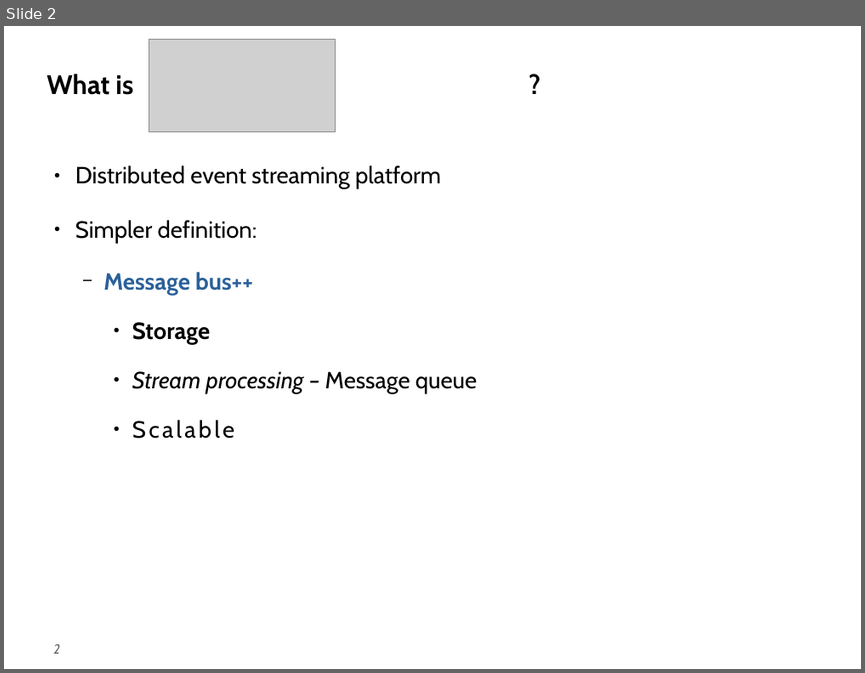
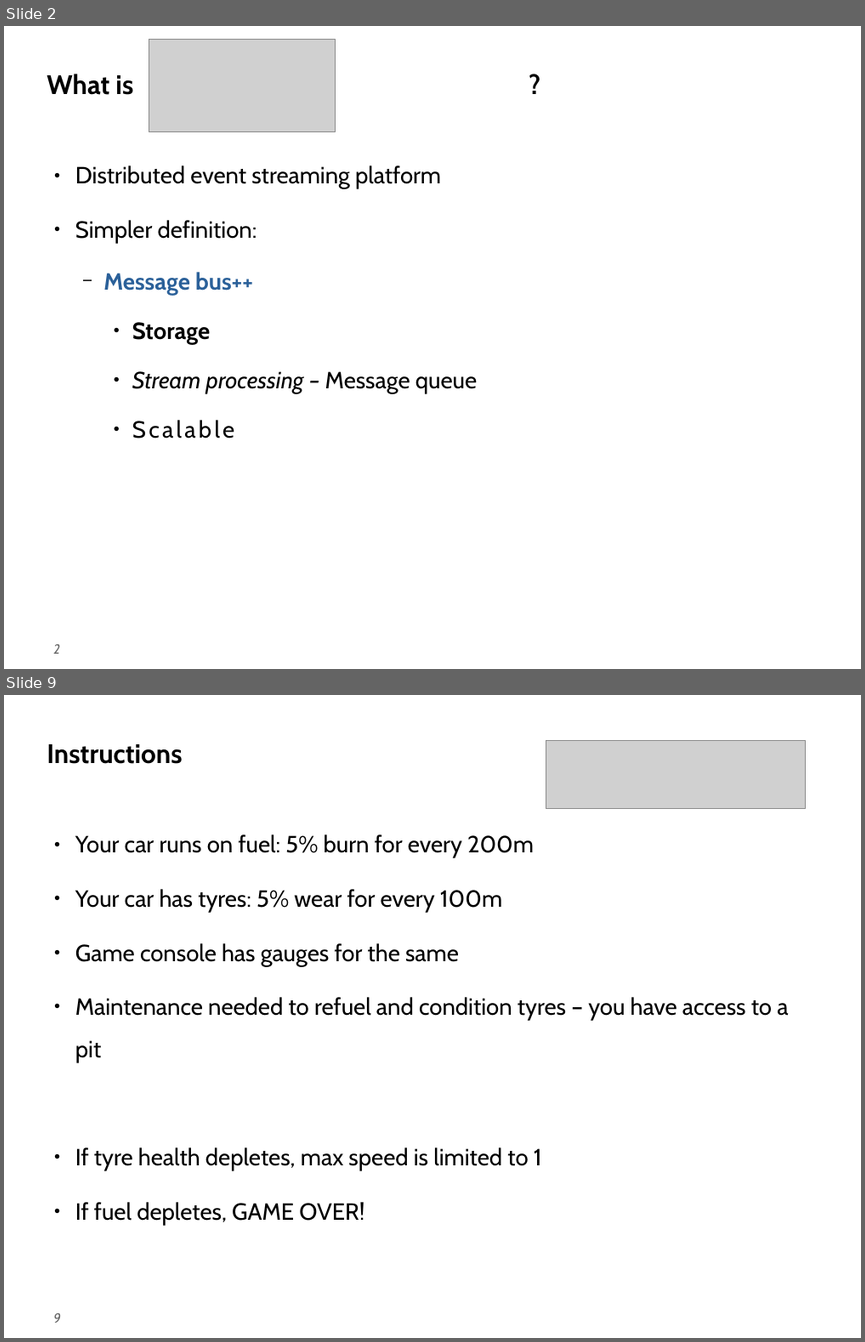
Before and after one commit to theflyingrahul/kafka_f1, a slide deck: Slides.odp. Shown one above the other, each under a label of ours: slide 2 before the commit, slides 2 and 9 after it; the slides between them are not shown. The pictures are 865x673 and 865x1342 pixels, drawn with LibreOffice and Linux fonts; fonts in the diff are those of the drawing; grey boxes stand for pictures. Boxes give left, top, right and bottom in pixels: in the first picture for what was removed or moved away, otherwise in the second. Text is boxed around its words. In the diff, an @@ line names an element or a change of style, - is before the commit and + after.

```diff
--- a/Slides.odp
+++ b/Slides.odp
@@ slide 9 added at [4, 695, 861, 1338], background #FFFFFF; not listed: 1 template element that a slide beside it also shows @@
@@ title added at [46, 744, 182, 764], 32 pt, text #000000, bold @@
+Instructions
@@ picture added at [546, 740, 805, 809] @@
@@ text added at [75, 834, 788, 1224], 28 pt, text #000000 @@
+● Your car runs on fuel: 5% burn for every 200m
+● Your car has tyres: 5% wear for every 100m
+● Game console has gauges for the same
+● Maintenance needed to refuel and condition tyres – you have access to a pit
+● If tyre health depletes, max speed is limited to 1
+● If fuel depletes, GAME OVER!
```
Also in this commit, not shown: 9 other slides added, 2 other files.
